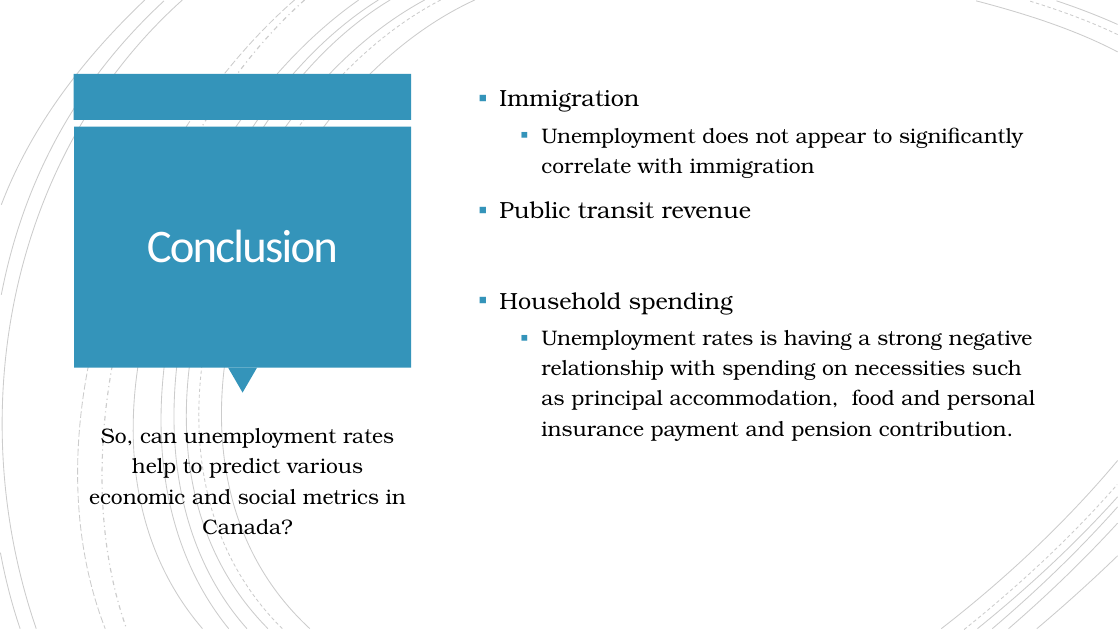
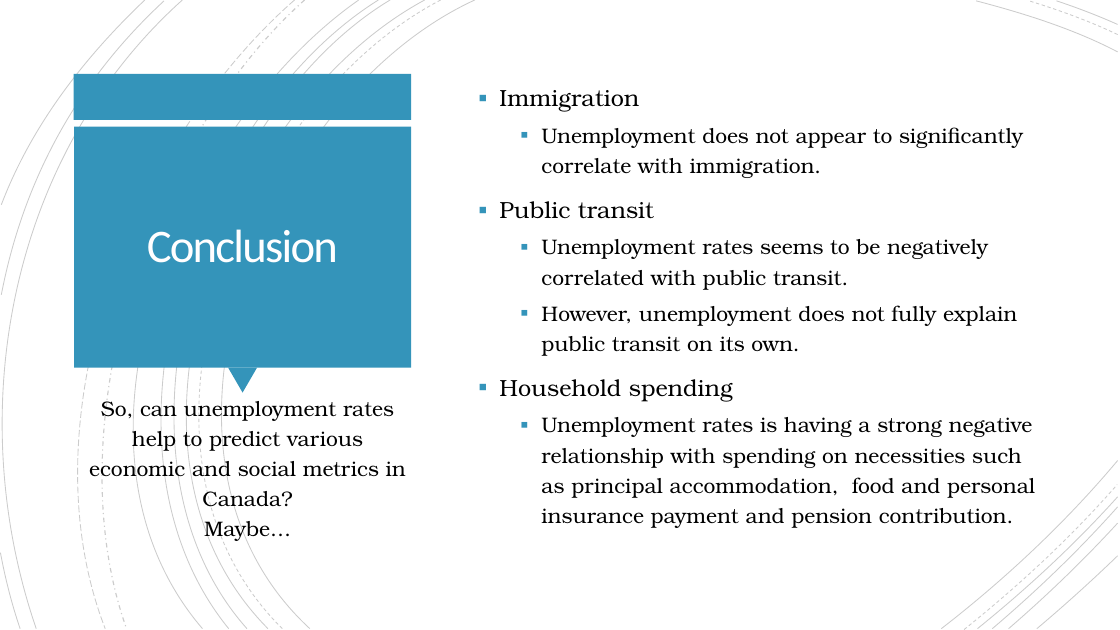
Before and after one commit to Cadeem-M/Project-1-Unemployment, a slide deck: slide 25 of Unemployment Analysis Presentation - Group 2.pptx (slide 22 before the commit). Drawn at 1120x630 pixels with LibreOffice and Linux fonts; fonts in the diff are those of the drawing. Boxes give left, top, right and bottom in pixels: in the first picture for what was removed or moved away, otherwise in the second. Text is boxed around its words. In the diff, an @@ line names an element or a change of style, - is before the commit and + after.

```diff
--- a/Unemployment Analysis Presentation - Group 2.pptx
+++ b/Unemployment Analysis Presentation - Group 2.pptx
@@ text at box(499, 127, 1023, 356): text changed @@
-  ▪ Unemployment does not appear to significantly correlate with immigration
-▪ Public transit revenue
+  ▪ Unemployment does not appear to significantly correlate with immigration.
+▪ Public transit
+  ▪ Unemployment rates seems to be negatively correlated with public transit.
+  ▪ However, unemployment does not fully explain public transit on its own.
@@ text "So, can unemployment rates help ...": place and size @@
-text "So, can unemployment rates help ..." at box(89, 423, 406, 540)
+text "So, can unemployment rates help ..." at box(89, 396, 406, 511)
@@ text added at box(204, 516, 291, 541), 18 pt, text #000000 @@
+Maybe…
```
Also in this commit, not shown: 10 other slides changed, 4 slides added, 1 slide removed, 7 other files.
